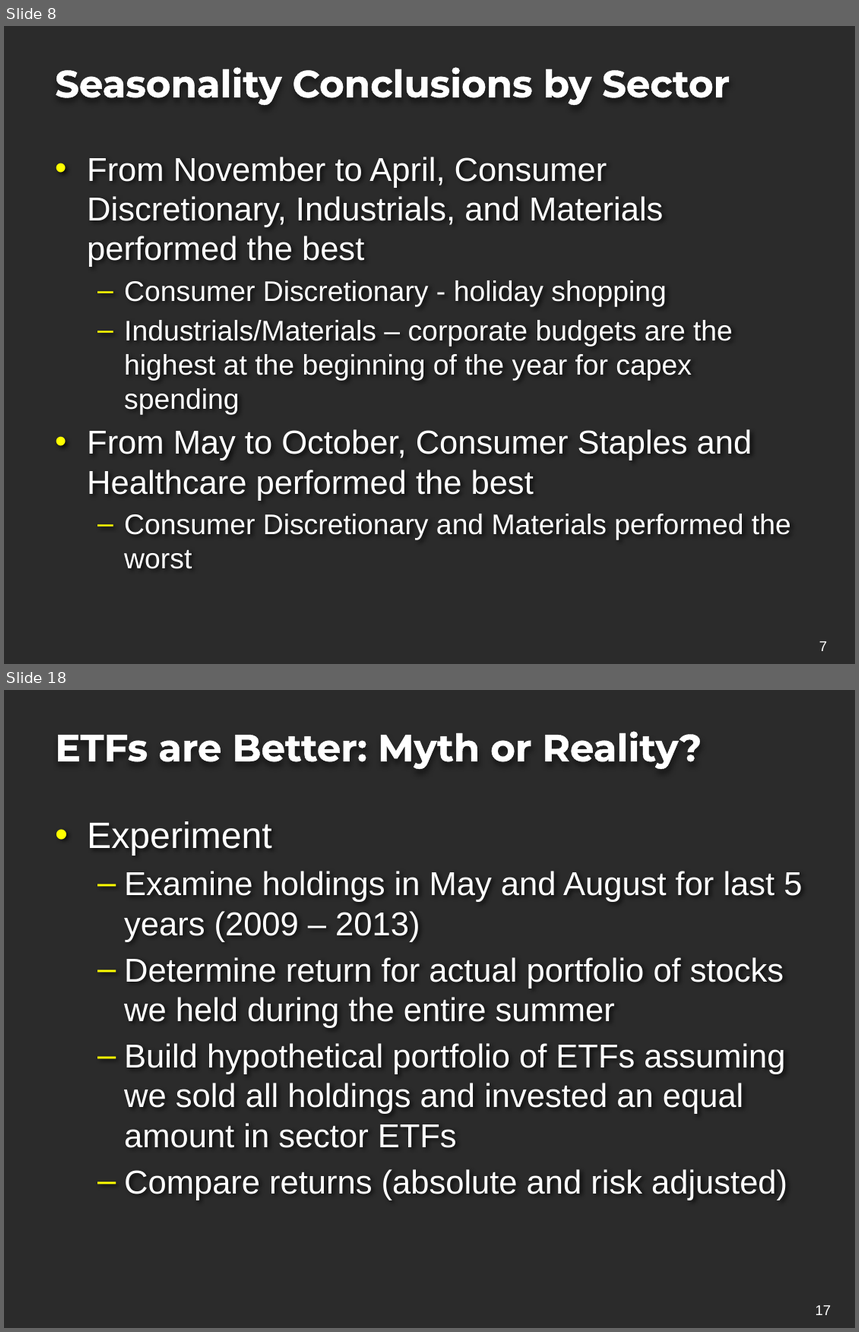
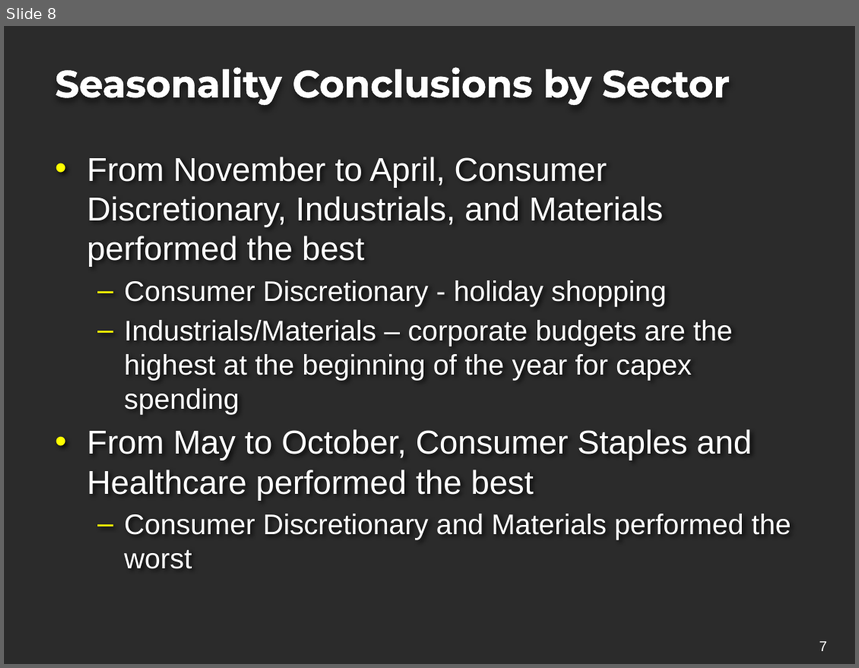
Before and after one commit to projectoneda/projectone, a slide deck: WF_Portfolio Project_Sector Trends and ETF Strategy.pptx. Shown one above the other, each under a label of ours: slides 8 and 18 before the commit, slide 8 after it; the slides between them are not shown. The pictures are 859x1332 and 859x668 pixels, drawn with LibreOffice and Linux fonts; fonts in the diff are those of the drawing; background and template pictures are left out; a plain dark background stands for a picture behind light text. Boxes give left, top, right and bottom in pixels: in the first picture for what was removed or moved away, otherwise in the second. Text is boxed around its words. In the diff, an @@ line names an element or a change of style, - is before the commit and + after.

```diff
--- a/WF_Portfolio Project_Sector Trends and ETF Strategy.pptx
+++ b/WF_Portfolio Project_Sector Trends and ETF Strategy.pptx
@@ slide 18 removed at bbox=[4, 690, 855, 1328], background picture (left out) @@
@@ title removed at bbox=[55, 731, 702, 769] @@
-ETFs are Better: Myth or Reality?
@@ text removed at bbox=[87, 821, 802, 1201] @@
-• Experiment
-  – Examine holdings in May and August for last 5 years (2009 – 2013)
-  – Determine return for actual portfolio of stocks we held during the entire summer
-  – Build hypothetical portfolio of ETFs assuming we sold all holdings and invested an equal amount in sector ETFs
-  – Compare returns (absolute and risk adjusted)
@@ page number removed at bbox=[816, 1306, 832, 1315] @@
-17
```
Also in this commit, not shown: 17 other slides removed, 1 other file.
